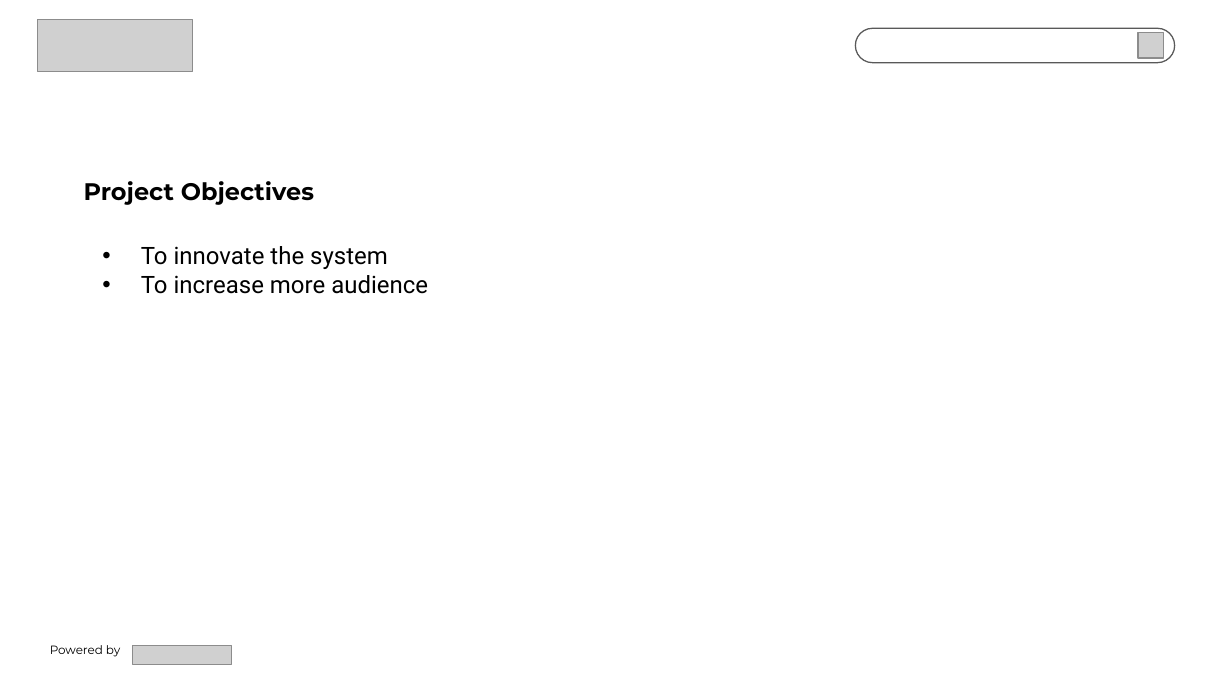
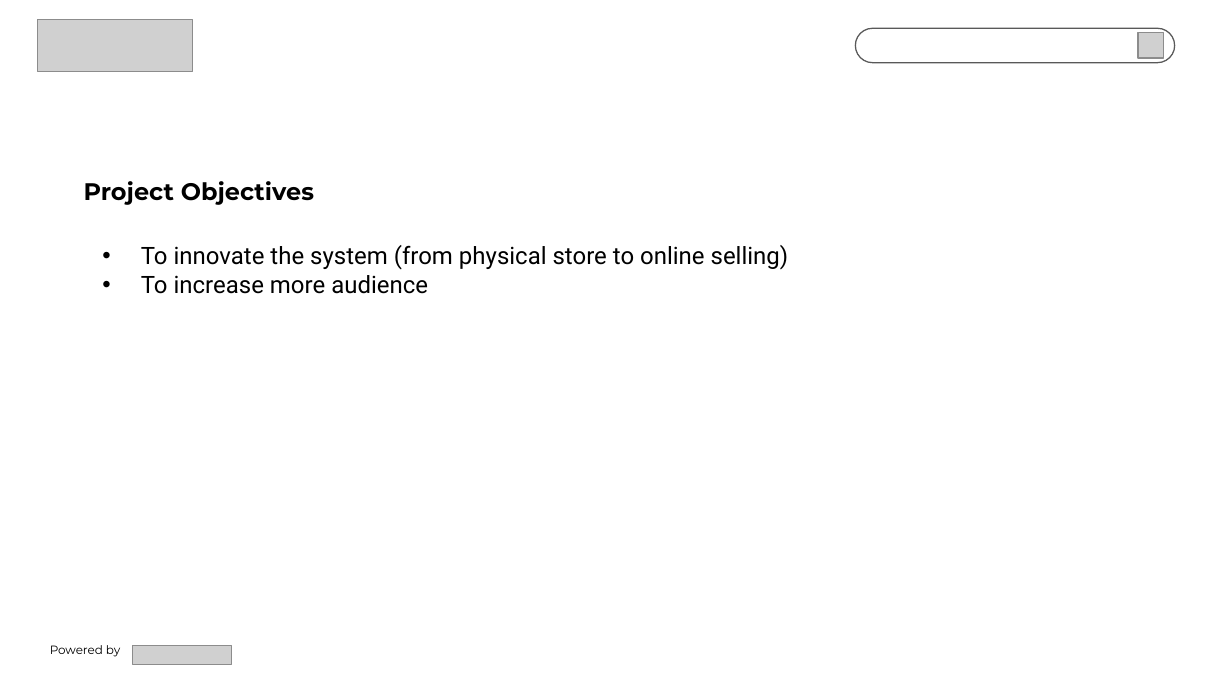
Before and after one commit to mikefillar/mikefillar.github.io, a slide deck: slide 3 of Project Proposal.pptx. Drawn at 1232x693 pixels with LibreOffice and Linux fonts; fonts in the diff are those of the drawing; grey boxes stand for pictures; background and template pictures are left out. Boxes give left, top, right and bottom in pixels: in the first picture for what was removed or moved away, otherwise in the second. Text is boxed around its words. In the diff, an @@ line names an element or a change of style, - is before the commit and + after.

```diff
--- a/Project Proposal.pptx
+++ b/Project Proposal.pptx
@@ text at (141, 245, 789, 270): text changed @@
-• To innovate the system
+• To innovate the system (from physical store to online selling)
```
Also in this commit, not shown: 2 other slides changed, 5 other files.
